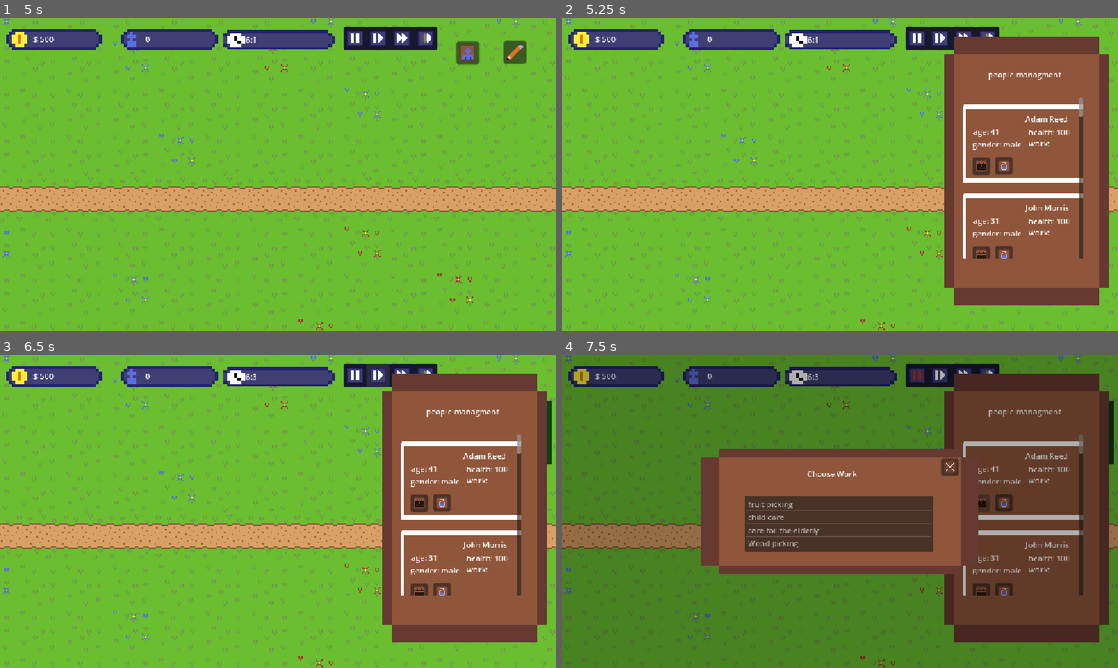
Above: before the commit, frames 1-4 (two rows, left to right).
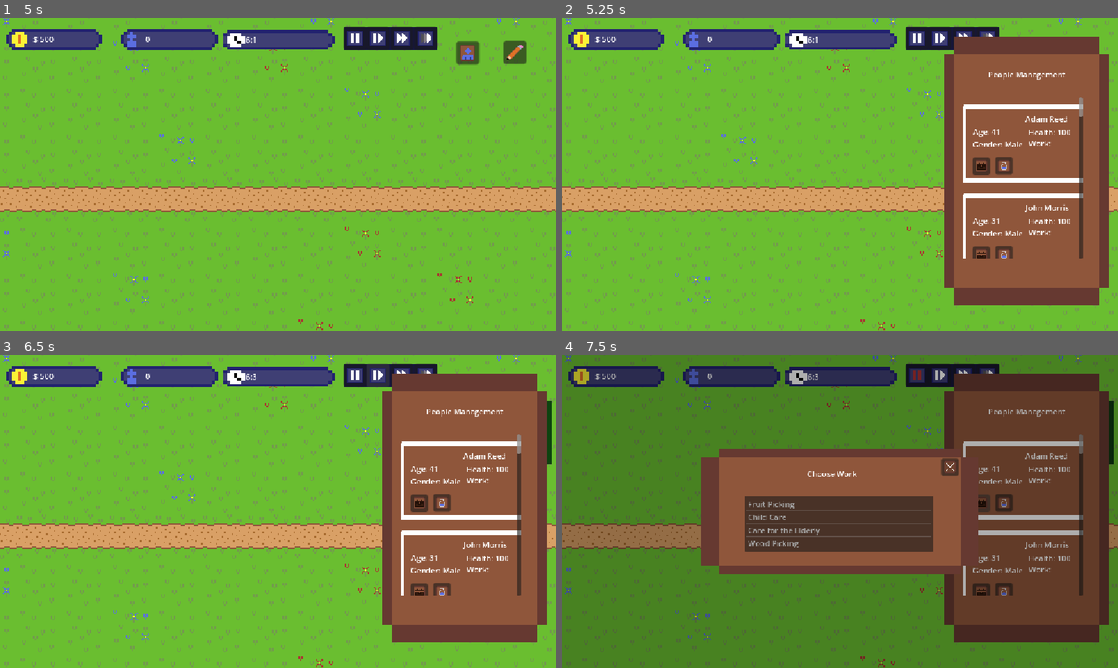
Above: after the commit, the same moments.

Repository: Dev-Karol1111/village
Game: Godot game, scene res://scenes/ui/menu.tscn
Same seed, same stepped clock (60 frames per second), same inputs: the game is played once before the commit and once after it.
Inputs (mouse positions are in pixels of both pictures, inside the frame that each line leads up to):
- Up to frame 1 (5 s): click "SETTINGS" at 0.5 s; click (239, 115) at 1.27 s; click (294, 115) at 2.02 s; click "Back to menu" at 2.75 s; click "PLAY" at 3.5 s; click "New Game" at 4.25 s
- Up to frame 2 (5.25 s): click (1029, 52) at 5 s
- Up to frame 3 (6.5 s): click (378, 373) at 5.75 s
- Up to frame 4 (7.5 s): click (917, 373) at 6.5 s; click (979, 502) at 7.27 s

Frame 1 is identical in both runs. In frame 2, 0.6% of the frame differs, in the area x 73-92%, y 17-71%; in frame 3, 0.6%; in frame 4, 0.8%, in the area x 33-92%, y 17-71%.

Commit message:
Add translations

Diff:
--- a/resources/Translation.csv
+++ b/resources/Translation.csv
@@ -25,3 +25,73 @@
 new game,New Game,Nowa Gra
 wanna continue,Do you want to continue?,Chcesz kontynuować?
 resume,RESUME,WZNÓW
+skip night,Skip Night,Pomiń noc
+close,Close,Zamknij
+people assing,People Assignment,Przydzielanie osób
+experiment assing,Experiment Assignment,Przydzielanie eksperymentu
+select,Select,Wybierz
+people managment,People Management,Zarządzanie ludźmi
+age,Age,Wiek
+gender,Gender,Płeć
+male,Male,Mężczyzna
+female,Female,Kobieta
+health,Health,Zdrowie
+work,Work,Praca
+name,Name,Imię
+day summary,Day Summary,Podsumowanie dnia
+choose work,Choose Work,Wybierz pracę
+assign to experiment,Assign to Experiment,Przypisz do eksperymentu
+assing to work,Assign to Work,Przypisz do pracy
+english,English,Angielski
+polish,Polish,Polski
+done,Done,Gotowe
+living people,Living people,Żyjące osoby
+experiment succeeded,Experiment Succeeded,Eksperyment powiódł się
+experiment has ended,Experiment %s has ended,Eksperyment %s się zakończył
+available works,Available Works,Dostępne prace
+work type,Work Type,Typ pracy
+time required,Time Required,Wymagany czas
+people required,People Required,Wymagane osoby
+collecting,Collecting,Zbieranie
+looking after,Looking After,Opiekowanie się
+building,Building,Budowanie
+target,Target,Cel
+damage taken,Damage Taken,Wyrządzona szkoda
+new experiment unlocked,New Experiment Unlocked!,Odblokowano nowy eksperyment!
+experiment result,Experiment Result,Wynik eksperymentu
+building unlocked,Some buildings were unlocked,Odblokowane nowe budynki
+works unlocked,Some works were unlocked,Odblokowane nowe prace
+experiments unlocked,Some experiments were unlocked,Odblokowane nowe eksperymenty
+wolf attack,WOLF ATTACK,ATAK WILKÓW
+wolf attack message,Wolf has attacked your village and one person died,Wilk zaatakował waszą wioskę i\njedna osoba zginęła
+caring,Caring,Opieka
+not enough care,Not enough people to care about others,Niewystarczająca liczba osób do opieki nad innymi
+hut,HUT,SZAŁAS
+greybeard hut warning,Greybeard should be assigned to hut,Starcy powinni\n być przypisani do szałasu
+fruit picking,Fruit Picking,Zbieranie owoców
+child care,Child Care,Opieka nad dziećmi
+care for the elderly,Care for the Elderly,Opieka nad starszymi
+wood picking,Wood Picking,Zbieranie drewna
+campfire,Campfire,Ognisko
+hut experiment,Hut experiment,Eksperyment z szałasem
+hut unlocking,Hut unlocking,Odblokowanie szałasu
+tutorial.time,TIME,CZAS
+tutorial.time.message,First stop time, Najpierw zatrzym czas
+tutorial.works,WORKS,PRACE
+tutorial.works.message,Assign: 1 person to care for elderly\n 2 for care children\n 5 for fruit picking & 1 wood picking\n1 to the experiment (campfire),Przypisz: 1 osobę do opieki nad starszymi\n 2 do opieki nad dziećmi\n 5 do zbierania owoców i 1 do zbierania drewna\n1 do eksperymentu (ognisko)
+tutorial.unpause,UNPAUSE,WZNÓW
+tutorial.unpause.message,Unpause the game,Wznów grę
+tutorial.wait,WAIT,CZEKAJ
+tutorial.wait.message,Wait until experiment finish,Czekaj aż eksperyment się skończy
+tutorial.campfire,CAMPFIRE,OGNISKO
+tutorial.campfire.message,Experimenting with campfire finished.\nBuild your first campfire.,Eksperyment z ogniskiem zakończony.\nZbuduj swoje pierwsze ognisko.
+tutorial.unlocked,UNLOCKED,ODBLOKOWANE
+tutorial.unlocked.message,Hut was unlocked.\nAssign one person to this experiment.,Chata została odblokowana.\nPrzypisz jedną osobę do tego eksperymentu.
+tutorial.building,BUILDING,BUDOWANIE
+tutorial.building.message,Experiments with hut has ended.\nNow you can place it.,Eksperyment z chatą się zakończył.\nTeraz możesz ją postawić.
+tutorial.hut.build,HUT,SZAŁAS
+tutorial.hut.build.message,Build your first hut.\nAssign 1 person into this work,Zbuduj swój pierwszy szałas.\nPrzypisz 1 osobę do tej pracy
+tutorial.hut.check,HUT,SZAŁAS
+tutorial.hut.check.message,Check it when hut is finished,Sprawdź kiedy szałas będzie gotowy
+tutorial.greybeard,GREYBEARD,STARZEC
+tutorial.greybeard.message,Assign greybeard into hut unless you want to lose them ...,Przypisz starców do szałasu inaczej go stracisz ...
--- a/scenes/ui/day_summary_ui.tscn
+++ b/scenes/ui/day_summary_ui.tscn
@@ -60,7 +60,8 @@
 offset_top = 145.0
 offset_right = 651.0
 offset_bottom = 168.0
-text = "DAY SUMMARY"
+text = "day summary"
+localization_priority = 1
 
 [node name="skip_night_button" type="Button" parent="."]
 custom_minimum_size = Vector2(0, 50)
@@ -74,6 +75,7 @@
 theme_override_styles/pressed = SubResource("StyleBoxTexture_61xem")
 theme_override_styles/hover = SubResource("StyleBoxTexture_sr3a1")
 text = "skip night"
+localization_priority = 1
 
 [node name="Label2" type="Label" parent="."]
 layout_mode = 0
@@ -93,8 +95,8 @@
 theme_override_styles/normal = SubResource("StyleBoxTexture_nm5ur")
 theme_override_styles/pressed = SubResource("StyleBoxTexture_61xem")
 theme_override_styles/hover = SubResource("StyleBoxTexture_sr3a1")
-text = "close
-"
+text = "close"
+localization_priority = 1
 
 [connection signal="pressed" from="skip_night_button" to="." method="_on_skip_night_button_pressed"]
 [connection signal="pressed" from="close_button" to="." method="_on_close_button_pressed"]
--- a/scenes/ui/experiment_assing.tscn
+++ b/scenes/ui/experiment_assing.tscn
@@ -57,7 +57,8 @@
 offset_bottom = 29.051987
 grow_horizontal = 2
 grow_vertical = 2
-text = "Experiment Assing"
+text = "experiment assing"
+localization_priority = 1
 
 [node name="ItemList" type="ItemList" parent="." unique_id=213533888]
 layout_mode = 1
--- a/scenes/ui/information.tscn
+++ b/scenes/ui/information.tscn
@@ -60,6 +60,7 @@
 offset_top = 88.5
 offset_right = 241.0
 offset_bottom = 119.5
-text = "DONE"
+text = "done"
+localization_priority = 1
 
 [connection signal="pressed" from="Button" to="." method="_on_button_pressed"]
--- a/scenes/ui/menu.tscn
+++ b/scenes/ui/menu.tscn
@@ -276,6 +276,7 @@
 theme_override_styles/pressed = SubResource("StyleBoxTexture_ntye7")
 theme_override_styles/hover = SubResource("StyleBoxTexture_w6y0u")
 text = "start"
+localization_priority = 1
 
 [node name="settings" type="Button" parent="main"]
 custom_minimum_size = Vector2(0, 50)
@@ -285,6 +286,7 @@
 theme_override_styles/pressed = SubResource("StyleBoxTexture_ntye7")
 theme_override_styles/hover = SubResource("StyleBoxTexture_w6y0u")
 text = "settings"
+localization_priority = 1
 
 [node name="exit" type="Button" parent="main"]
 custom_minimum_size = Vector2(0, 50)
@@ -294,6 +296,7 @@
 theme_override_styles/pressed = SubResource("StyleBoxTexture_ntye7")
 theme_override_styles/hover = SubResource("StyleBoxTexture_w6y0u")
 text = "exit"
+localization_priority = 1
 
 [node name="AnimationPlayer" type="AnimationPlayer" parent="main"]
 libraries = {
@@ -312,6 +315,7 @@
 [node name="Label" type="Label" parent="game_choose"]
 layout_mode = 2
 text = "wanna continue"
+localization_priority = 1
 
 [node name="buttons" type="HBoxContainer" parent="game_choose"]
 layout_mode = 2
@@ -324,6 +328,7 @@
 theme_override_styles/pressed = SubResource("StyleBoxTexture_1pxh0")
 theme_override_styles/hover = SubResource("StyleBoxTexture_288ov")
 text = "continue"
+localization_priority = 1
 
 [node name="new_game" type="Button" parent="game_choose/buttons"]
 layout_mode = 2
@@ -332,6 +337,7 @@
 theme_override_styles/pressed = SubResource("StyleBoxTexture_tub5d")
 theme_override_styles/hover = SubResource("StyleBoxTexture_dnmb1")
 text = "new game"
+localization_priority = 1
 
 [node name="AnimationPlayer" type="AnimationPlayer" parent="game_choose"]
 libraries = {
--- a/scenes/ui/people_assing.tscn
+++ b/scenes/ui/people_assing.tscn
@@ -57,7 +57,8 @@
 offset_bottom = 29.051987
 grow_horizontal = 2
 grow_vertical = 2
-text = "People Assing"
+text = "people assing"
+localization_priority = 1
 
 [node name="ItemList" type="ItemList" parent="." unique_id=571484797]
 layout_mode = 1
--- a/scenes/ui/people_managment.tscn
+++ b/scenes/ui/people_managment.tscn
@@ -42,6 +42,7 @@
 offset_right = 243.48
 offset_bottom = 88.0
 text = "people managment"
+localization_priority = 1
 
 [node name="Scroll" type="ScrollContainer" parent="."]
 layout_mode = 0
--- a/scenes/ui/select.tscn
+++ b/scenes/ui/select.tscn
@@ -46,7 +46,8 @@
 
 [node name="Label" type="Label" parent="HBox"]
 layout_mode = 2
-text = "FULLSCREEN"
+text = "fullscreen"
+localization_priority = 1
 
 [node name="Button" type="Button" parent="HBox"]
 layout_mode = 2
--- a/scenes/ui/selection_ui.tscn
+++ b/scenes/ui/selection_ui.tscn
@@ -57,7 +57,8 @@
 offset_bottom = 29.051987
 grow_horizontal = 2
 grow_vertical = 2
-text = "Select"
+text = "select"
+localization_priority = 1
 
 [node name="ItemList" type="ItemList" parent="."]
 layout_mode = 1
--- a/scenes/ui/settings.tscn
+++ b/scenes/ui/settings.tscn
@@ -46,6 +46,7 @@
 offset_bottom = 12.847992
 grow_horizontal = 2
 text = "settings"
+localization_priority = 1
 label_settings = SubResource("LabelSettings_vrkq3")
 
 [node name="VBox" type="VBoxContainer" parent="."]
@@ -75,6 +76,7 @@
 custom_minimum_size = Vector2(100, 0)
 layout_mode = 2
 text = "volume"
+localization_priority = 1
 
 [node name="volume_slider" type="HSlider" parent="VBox/volume"]
 custom_minimum_size = Vector2(150, 0)
@@ -103,6 +105,7 @@
 grow_horizontal = 2
 grow_vertical = 0
 text = "back to menu"
+localization_priority = 1
 
 [connection signal="value_changed" from="VBox/volume/volume_slider" to="." method="_on_volume_slider_value_changed"]
 [connection signal="pressed" from="back_to_menu" to="." method="_on_back_to_menu_pressed"]
--- a/scripts/autoload/experiments_managment.gd
+++ b/scripts/autoload/experiments_managment.gd
@@ -24,6 +24,6 @@
 				GameEventsManagment.millstones.set(experiment["milstone"], true)
 			experiment_progress.erase(experiment)
 			Managment.available_experiments.erase(experiment)
-			var text = "Experiment %s\nhas ended" % experiment["name_var"]
+			var text = tr("experiment has ended") % experiment["name_var"]
 			Signals.experiment_finished.emit(experiment["name_var"])
-			Signals.add_information.emit("info", "Experiment succeeded", text)
+			Signals.add_information.emit("info", tr("experiment succeeded"), text)
--- a/scripts/autoload/game_events_managment.gd
+++ b/scripts/autoload/game_events_managment.gd
@@ -19,18 +19,18 @@
 			text = event.message_text
 			if event.unlocked_builds:
 				load("res://Builds/buildsList.tres").betting.append_array(event.unlocked_builds)
-				text += "\nSome building was unlocked"
+				text += "\n" + tr("building unlocked")
 			if event.unlocked_works:
 				for work in event.unlocked_works:
 					PeopleManagment.available_works.append_array(event.unlocked_works)
-				text += "\nSome works was unlocked"
+				text += "\n" + tr("works unlocked")
 
 			if event.unlocked_experiments:
 				var experiment_name
 				for experiment in event.unlocked_experiments:
 					Managment.available_experiments.set(experiment, [])
 					experiment_name = experiment["name_var"]
-				text += "\nSome experiments were unlocked"
+				text += "\n" + tr("experiments unlocked")
 				Signals.experiment_unlocked.emit(experiment_name)
 
 
@@ -41,7 +41,7 @@
 
 func special_events(event_name : String):
 	if event_name == "wolf attack":
-		Signals.add_information.emit("error", "DEAD", "Wolf has attacked your\n village and one people died")
+		Signals.add_information.emit("error", tr("wolf attack"), tr("wolf attack message"))
 		#PeopleManagment.kill_person(random_person("ault").name) #TODO: Fix it, when returning None
 
 func random_person(person_type := "") -> People:
--- a/scripts/autoload/people_managment.gd
+++ b/scripts/autoload/people_managment.gd
@@ -86,7 +86,7 @@
 						took_damage = true
 
 	if took_damage:
-		Signals.add_information.emit("warning", "Caring", "Not enough people care\nabout others.")
+		Signals.add_information.emit("warning", tr("caring"), tr("not enough care"))
 
 	# SECTION - Hut
 	if GameEventsManagment.millstones.get("hut", false):
@@ -101,7 +101,7 @@
 					if !person in house["data"].liveing_people:
 						are_all_greybeard_in_hut = false
 		if !are_all_greybeard_in_hut:
-			Signals.add_information.emit("warning", "HUT", "Greybeard should be\nassigned to hut")
+			Signals.add_information.emit("warning", tr("hut"), tr("greybeard hut warning"))
 	Signals.data_changed_ui.emit()
 
 func kill_person(person_name : String = ""):
--- a/scripts/autoload/toturial_management.gd
+++ b/scripts/autoload/toturial_management.gd
@@ -4,6 +4,44 @@
 var active : Array
 
 var emitted : Array
+
+# Dictionary to map tutorial titles to translation keys
+var tutorial_titles = {
+	"TIME": "tutorial.time",
+	"WORKS": "tutorial.works",
+	"UNPAUSE": "tutorial.unpause",
+	"WAIT": "tutorial.wait",
+	"CAMPFIRE": "tutorial.campfire",
+	"UNLOCKED": "tutorial.unlocked",
+	"BUILDING": "tutorial.building",
+	"HUT": "tutorial.hut.build",
+	"GREYBEARD": "tutorial.greybeard"
+}
+
+var tutorial_messages = {
+	"First stop time": "tutorial.time.message",
+	"Assing: 1 person to care for elderly\n 2 for care children\n 5 for fruit picking & 1 wood picking\n1 to the experimet (campfire)": "tutorial.works.message",
+	"Unpause the game": "tutorial.unpause.message",
+	"Wait until experiment finish": "tutorial.wait.message",
+	"Experimenting with campfire finished.\nBuild your first campfire.": "tutorial.campfire.message",
+	"Hut was unlocked.\nAssingone people to this experiment.": "tutorial.unlocked.message",
+	"Experiments with hut has ended. \nNow you can place it.": "tutorial.building.message",
+	"Build your first hut.\nAssingone  1 person into this work": "tutorial.hut.build.message",
+	"Check it when hut is finished": "tutorial.hut.check.message",
+	"Assing greybeard into hut unless you want\nto lose them ...": "tutorial.greybeard.message"
+}
+
+func _get_translated_title(title: String) -> String:
+	if title in tutorial_titles:
+		return tr(tutorial_titles[title])
+	return title
+
+func _get_translated_message(message: String) -> String:
+	# Try to find and translate the message
+	for key in tutorial_messages:
+		if key.to_lower() in message.to_lower():
+			return tr(tutorial_messages[key])
+	return message
 
 func _ready() -> void:
 	data = preload("res://resources/toturial_timeline.tres").toturial_data
@@ -21,36 +59,37 @@
 					continue
 				if tot.special_type:
 					if tot.special_type == "pause":
-						Signals.add_information.emit("toturial",tot.title, tot.message, 0)
+						Signals.add_information.emit("toturial", _get_translated_title(tot.title), _get_translated_message(tot.message), 0)
 						active.append(tot)
 					elif tot.special_type == "unpause":
-						Signals.add_information.emit("toturial",tot.title, tot.message, 0)
+						Signals.add_information.emit("toturial", _get_translated_title(tot.title), _get_translated_message(tot.message), 0)
 						active.append(tot)
 					emitted.append(tot)
 				else:
 					if !first:
-						Signals.add_information.emit("toturial",tot.title, tot.message, tot.time_from.to_one_data() - tot.time_to.time_to_one_data())
+						Signals.add_information.emit("toturial", _get_translated_title(tot.title), _get_translated_message(tot.message), tot.time_from.to_one_data() - tot.time_to.time_to_one_data())
 					else:
-						Signals.add_information.emit("toturial",tot.title, tot.message, 0, true)
+						Signals.add_information.emit("toturial", _get_translated_title(tot.title), _get_translated_message(tot.message), 0, true)
 					data.erase(tot)
 
 		for ac in active:
 			if ac.special_type == "pause":
 				if Managment.speed_time == 0:
-					Signals.remove_information.emit(ac.title, ac.message)
+					Signals.remove_information.emit(_get_translated_title(ac.title), _get_translated_message(ac.message))
 					data.erase(ac)
 			if ac.special_type == "unpause":
 				if Managment.speed_time != 0:
-					Signals.remove_information.emit(ac.title, ac.message)
+					Signals.remove_information.emit(_get_translated_title(ac.title), _get_translated_message(ac.message))
 					data.erase(ac)
 
 		await get_tree().create_timer(2).timeout
 
-func delete(title, messaeg):
+func delete(title, message):
 	for tot_te in data:
-		if tot_te.title == title and tot_te.message == messaeg:
-			data.erase(tot_te)
-			return
+		if tot_te.title == title or _get_translated_title(tot_te.title) == title:
+			if tot_te.message == message or _get_translated_message(tot_te.message) == message:
+				data.erase(tot_te)
+				return
 
 func experiment_check(experiment_name : String):
 	for tot in data:
@@ -60,14 +99,14 @@
 			var first = (not tot.time_from and data[0] == tot and not tot.cannot_be_first)
 			if tot.special_type:
 				if tot.special_type == "pause":
-					Signals.add_information.emit("toturial",tot.title, tot.message, 0)
+					Signals.add_information.emit("toturial", _get_translated_title(tot.title), _get_translated_message(tot.message), 0)
 					active.append(tot)
 				elif tot.special_type == "unpause":
-					Signals.add_information.emit("toturial",tot.title, tot.message, 0)
+					Signals.add_information.emit("toturial", _get_translated_title(tot.title), _get_translated_message(tot.message), 0)
 					active.append(tot)
 					emitted.append(tot)
 				elif tot.special_type == "first hut":
 					GameEventsManagment.millstones.set('Hut unlocked', true)
 			else:
-				Signals.add_information.emit("toturial",tot.title, tot.message, 0, true)
+				Signals.add_information.emit("toturial", _get_translated_title(tot.title), _get_translated_message(tot.message), 0, true)
 				data.erase(tot)
--- a/scripts/ui/house_info_ui.gd
+++ b/scripts/ui/house_info_ui.gd
@@ -21,7 +21,7 @@
 			break
 		people_text += " * " + person.name + "\n"
 
-	var header_text = "People (%s/%s):\n" % [count, house_data.max_people]
+	var header_text = tr("living people") + " (%s/%s):\n" % [count, house_data.max_people]
 	people_label.text = header_text + people_text
 
 func _on_button_pressed() -> void:
@@ -32,7 +32,7 @@
 		person_names.append(person.name)
 
 	selection_ui.selection_mode = selection_ui.SelectionMode.PEOPLE_ASSIGN
-	selection_ui.title_text = "People Assignment"
+	selection_ui.title_text = tr("people assing")
 	selection_ui.items = person_names
 	selection_ui.max_select = house_data.max_people
 	selection_ui.closed.connect(_on_people_assigned)
--- a/scripts/ui/person_data.gd
+++ b/scripts/ui/person_data.gd
@@ -17,13 +17,13 @@
 func _on_button_pressed() -> void:
 	var selection_ui = load("res://scenes/ui/selection_ui.tscn").instantiate()
 	selection_ui.selection_mode = selection_ui.SelectionMode.WORK_CHOOSE
-	selection_ui.title_text = "Choose Work"
+	selection_ui.title_text = tr("choose work")
 	selection_ui.person = person
 	$CanvasLayer.add_child(selection_ui)
 
 func _on_experiment_pressed() -> void:
 	var selection_ui = load("res://scenes/ui/selection_ui.tscn").instantiate()
 	selection_ui.selection_mode = selection_ui.SelectionMode.EXPERIMENT_ASSIGN
-	selection_ui.title_text = "Assign to Experiment"
+	selection_ui.title_text = tr("assign to experiment")
 	selection_ui.person = person
 	$CanvasLayer.add_child(selection_ui)
--- a/scripts/ui/select.gd
+++ b/scripts/ui/select.gd
@@ -12,11 +12,21 @@
 
 func _ready() -> void :
 	selected = option_selected - 1
-	option_label.text = options[selected]
+	# Translate option labels if they are translation keys
+	var translated_option = options[selected]
+	if translated_option in ["fullscreen", "windowed", "english", "polish"]:
+		option_label.text = tr(translated_option)
+	else:
+		option_label.text = translated_option
 
 func update(change: int):
 	selected = (selected + change + len(options)) % len(options)
-	option_label.text = options[selected]
+	# Translate option labels if they are translation keys
+	var translated_option = options[selected]
+	if translated_option in ["fullscreen", "windowed", "english", "polish"]:
+		option_label.text = tr(translated_option)
+	else:
+		option_label.text = translated_option
 	value_changed.emit(options[selected])
 
 func select(change: int):
--- a/scripts/ui/selection_ui.gd
+++ b/scripts/ui/selection_ui.gd
@@ -52,13 +52,15 @@
 			# Load works from PeopleManagment
 			works_list = PeopleManagment.available_works
 			for work in works_list:
-				item_list.add_item(work.name_var)
+				var work_name = work.name_var.to_lower().replace(" ", " ")
+				item_list.add_item(tr(work_name))
 
 		SelectionMode.EXPERIMENT_ASSIGN:
 			# Load experiments from Managment
 			experiments_list = Managment.available_experiments.keys()
 			for experiment in experiments_list:
-				item_list.add_item(experiment.name_var)
+				var experiment_name = experiment.name_var.to_lower()
+				item_list.add_item(tr(experiment_name))
 
 func _on_item_toggled(index: int, selected: bool) -> void:
 	# Only used for PEOPLE_ASSIGN mode (multi-select)
Binary file changed: resources/Translation.en.translation
Binary file changed: resources/Translation.pl.translation
